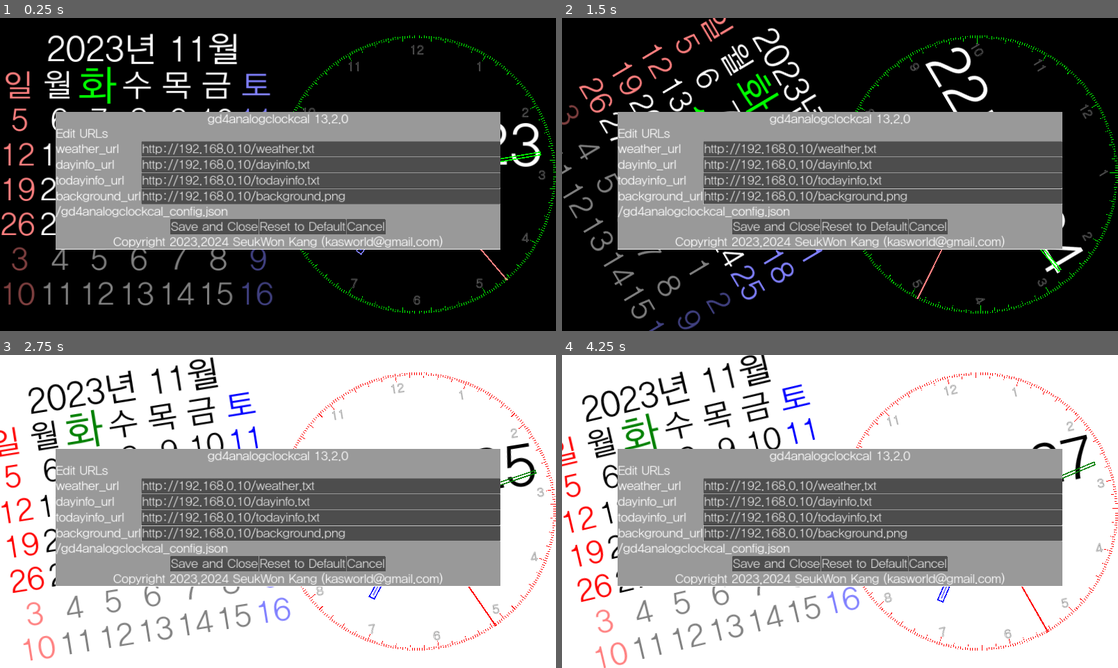
Above: before the commit, frames 1-4 (two rows, left to right).
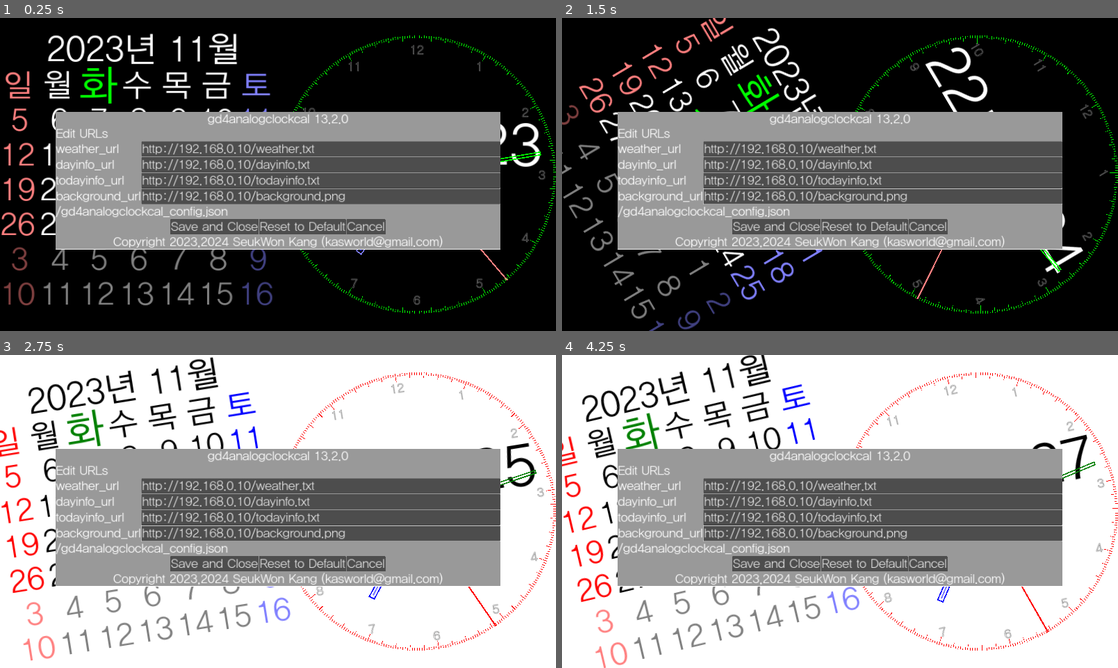
Above: after the commit, the same moments.

Repository: kasworld/gd4analogclockcal
Game: Godot game, scene res://main.tscn
Same seed, same stepped clock (60 frames per second), same inputs: the game is played once before the commit and once after it.
Inputs (mouse positions are in pixels of both pictures, inside the frame that each line leads up to):
- Up to frame 1 (0.25 s): no input
- Up to frame 2 (1.5 s): tap Enter at 0.5, 0.6, 1.35 s; move the mouse to (962, 158) at 0.52 s; click (962, 158) at 0.67 s; move the mouse to (728, 190) at 1.27 s; click (728, 190) at 1.42 s
- Up to frame 3 (2.75 s): move the mouse to (333, 442) at 2.02 s; tap Enter at 2.1 s; click (333, 442) at 2.17 s
- Up to frame 4 (4.25 s): move the mouse to (812, 574) at 2.77 s; tap Enter at 2.85, 3.6 s; click (812, 574) at 2.92 s; move the mouse to (1006, 558) at 3.52 s; click (1006, 558) at 3.67 s

The runs differ from the first frame. In frame 1, 0.2% of the frame differs, in the area x 14-22%, y 15-28%; in frame 2, 0.2%, in the area x 23-40%, y 17-30%; in frame 3, 0.2%; in frame 4, 0.2%.
Error in both runs: Attempt to call function 'store_line' in base 'null instance' on a null instance. (res://global/config.gd:13)

Commit message:
more adjust today pos

Diff:
--- a/calendar/calendar.gd
+++ b/calendar/calendar.gd
@@ -28,12 +28,12 @@
 		var co = Global2d.colors.weekday[wd]
 		var fsize = fh*0.9
 		var today_adj = Vector2(0,0)
+		var text =  Global2d.weekdaystring[wd]
 		if wd == today_dict["weekday"] :
 			co = Global2d.colors.today
 			fsize = fh *1.2
-			today_adj = Vector2(-fsize/8,fsize/12)
+			today_adj = Vector2(-fsize*0.1, fsize*0.08)
 		var pos = Vector2(fw*wd,fh*week) - csize/2 +offset+Vector2(fh/10 ,0) + today_adj
-		var text =  Global2d.weekdaystring[wd]
 		draw_string(Global2d.font, pos , text, HORIZONTAL_ALIGNMENT_CENTER, -1,  fsize, co )
 
 	for week in range(2,8):
@@ -42,13 +42,13 @@
 			var co = Global2d.colors.weekday[wd]
 			var fsize = fh*0.9
 			var today_adj = Vector2(0,0)
+			var text = "%2d" % day_index_dict["day"]
 			if day_index_dict["month"] != today_dict["month"]:
 				co = Global2d.make_shadow_color(co)
 			elif day_index_dict["day"] == today_dict["day"]:
 				co = Global2d.colors.today
 				fsize = fh*1.2
-				today_adj = Vector2(-fsize/6,fsize/12)
-			var text = "%2d" % day_index_dict["day"]
+				today_adj = Vector2(-fsize*0.05 * text.length(), fsize*0.08)
 			var pos = Vector2(fw*wd,fh*week) - csize/2 +offset + today_adj
 			draw_string(Global2d.font, pos , text, HORIZONTAL_ALIGNMENT_CENTER, -1,  fsize, co )
 			day_index += 24*60*60
